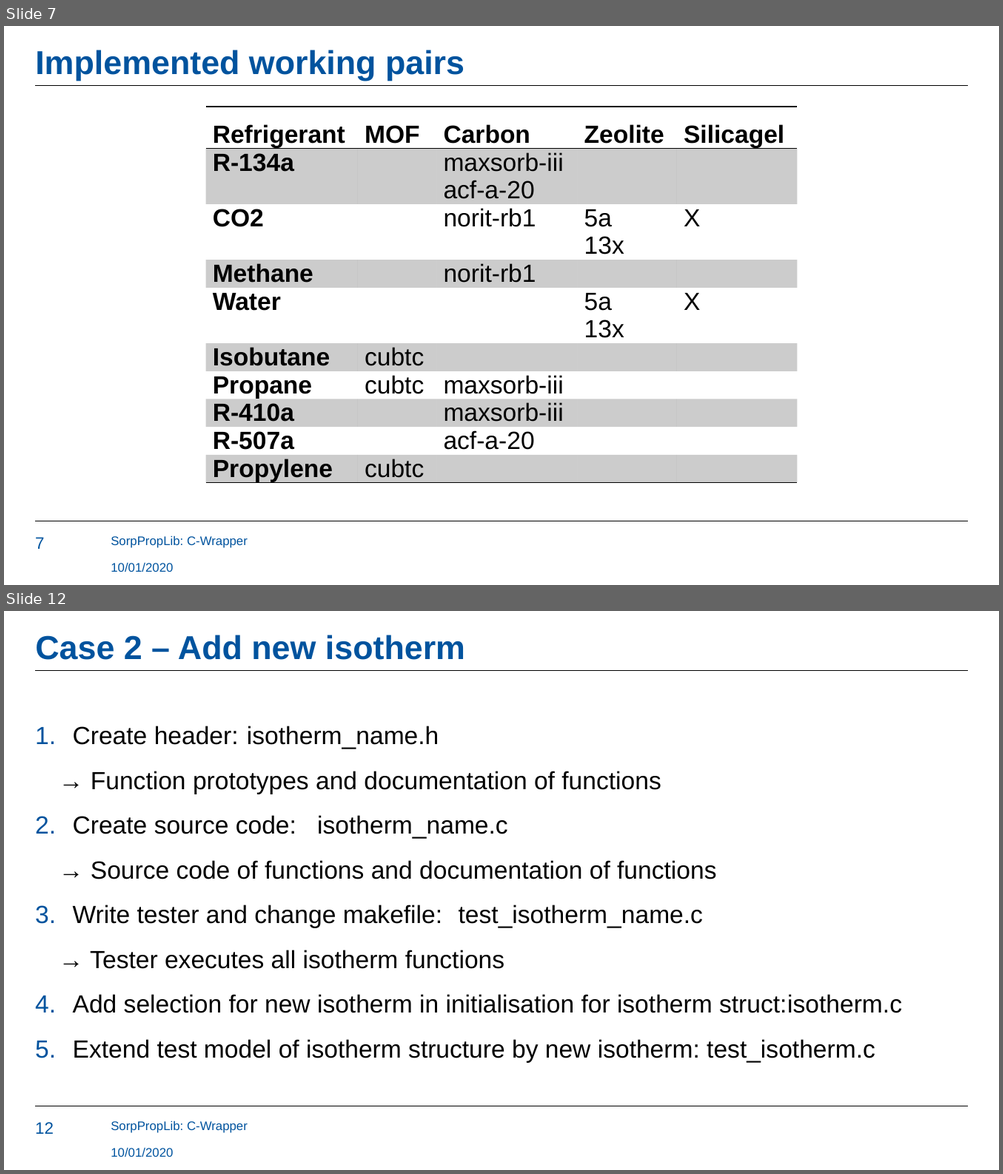
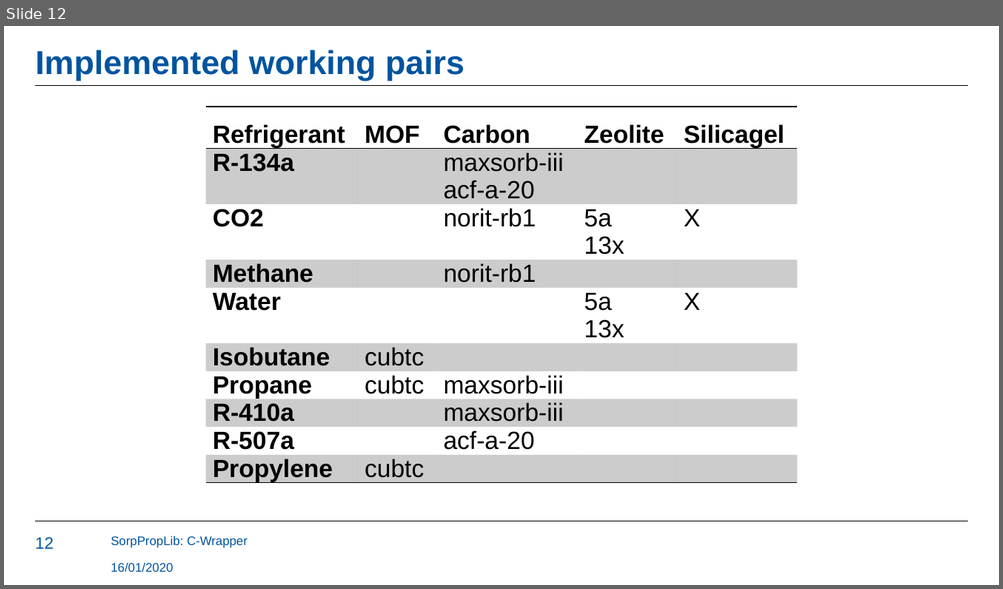
Before and after one commit to carlesRT/sorpproplib_JSON, a slide deck: c_wrapper/SorpPropLib_CWrapper.pptx. Shown one above the other, each under a label of ours: slides 7 and 12 before the commit, slide 12 after it; the slides between them are not shown. The pictures are 1003x1174 and 1003x589 pixels, drawn with LibreOffice and Linux fonts; fonts in the diff are those of the drawing; background and template pictures are left out. Boxes give left, top, right and bottom in pixels: in the first picture for what was removed or moved away, otherwise in the second. Text is boxed around its words. In the diff, an @@ line names an element or a change of style, - is before the commit and + after.

Commit message:
Updated workflow of C wrapper

```diff
--- a/c_wrapper/SorpPropLib_CWrapper.pptx
+++ b/c_wrapper/SorpPropLib_CWrapper.pptx
@@ slide 12 removed at (4, 611, 999, 1170), background #FFFFFF; not listed: 3 template elements that a slide beside it also shows @@
@@ title removed at (35, 635, 465, 660) @@
-Case 2 – Add new isotherm
@@ text removed at (73, 726, 902, 1062) @@
-1. Create header: isotherm_name.h
-→ Function prototypes and documentation of functions
-2. Create source code: isotherm_name.c
-→ Source code of functions and documentation of functions
-3. Write tester and change makefile: test_isotherm_name.c
-→ Tester executes all isotherm functions
-4. Add selection for new isotherm in initialisation for isotherm struct: isotherm.c
-5. Extend test model of isotherm structure by new isotherm: test_isotherm.c
@@ text removed at (111, 1121, 247, 1133) @@
-SorpPropLib: C-Wrapper
@@ text removed at (111, 1147, 173, 1158) @@
-10/01/2020
@@ what was slide 7 is now slide 12 @@
@@ slide 12 changed as well @@
@@ page number at (35, 537, 54, 549): text changed @@
-7
+12
@@ text at (111, 562, 173, 573): text changed @@
-10/01/2020
+16/01/2020
```
Also in this commit, not shown: 6 other slides changed, 7 slides added, 6 other slides removed.
